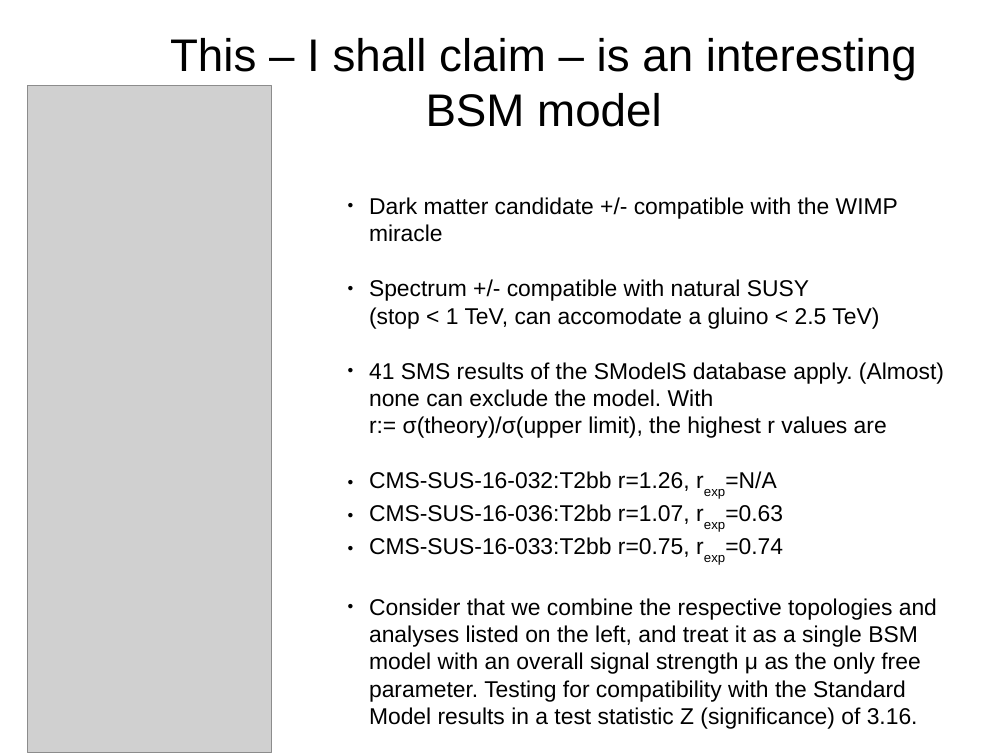
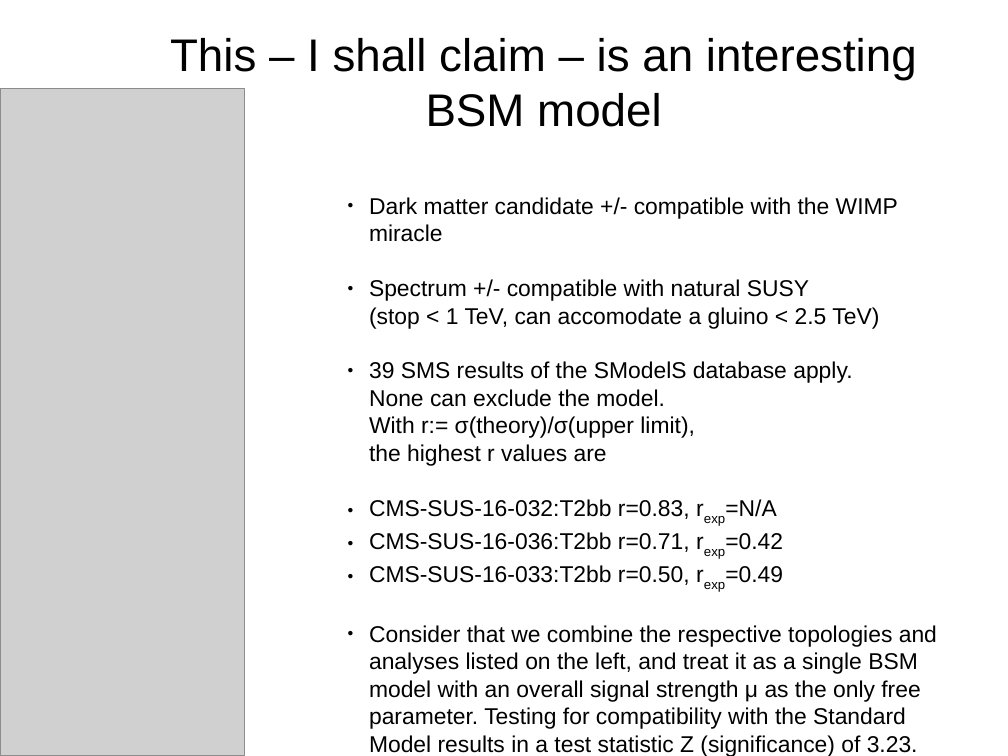
Before and after one commit to SModelS/smodels-utils, a slide deck: slide 5 of combinations/amb.odp. Drawn at 1008x756 pixels with LibreOffice and Linux fonts; fonts in the diff are those of the drawing; grey boxes stand for pictures. Boxes give left, top, right and bottom in pixels: in the first picture for what was removed or moved away, otherwise in the second. Text is boxed around its words. In the diff, an @@ line names an element or a change of style, - is before the commit and + after.

```diff
--- a/combinations/amb.odp
+++ b/combinations/amb.odp
@@ picture: place and size @@
-picture at (27,86,272,754)
+picture at (0,89,244,756)
@@ text at (369,361,937,756): text changed @@
-● 41 SMS results of the SModelS database apply. (Almost) none can exclude the model. With
-  r:= σ(theory)/σ(upper limit), the highest r values are
-● CMS-SUS-16-032:T2bb r=1.26, rexp=N/A
-● CMS-SUS-16-036:T2bb r=1.07, rexp=0.63
-● CMS-SUS-16-033:T2bb r=0.75, rexp=0.74
-● Consider that we combine the respective topologies and analyses listed on the left, and treat it as a single BSM model with an overall signal strength μ as the only free parameter. Testing for compatibility with the Standard Model results in a test statistic Z (significance) of 3.16.
+● 39 SMS results of the SModelS database apply.
+  None can exclude the model.
+  With r:= σ(theory)/σ(upper limit),
+  the highest r values are
+● CMS-SUS-16-032:T2bb r=0.83, rexp=N/A
+● CMS-SUS-16-036:T2bb r=0.71, rexp=0.42
+● CMS-SUS-16-033:T2bb r=0.50, rexp=0.49
+● Consider that we combine the respective topologies and analyses listed on the left, and treat it as a single BSM model with an overall signal strength μ as the only free parameter. Testing for compatibility with the Standard Model results in a test statistic Z (significance) of 3.23.
```
Also in this commit, not shown: 4 other slides changed, 3 other files.
